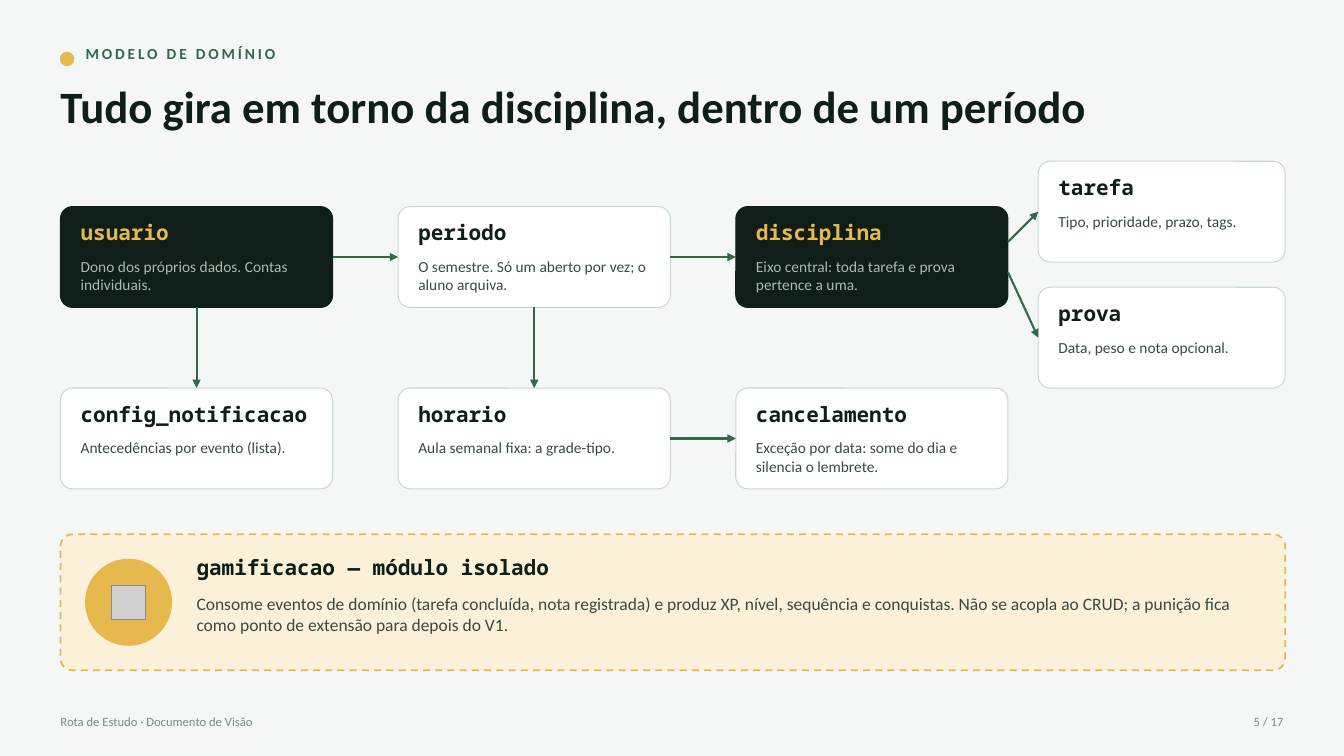
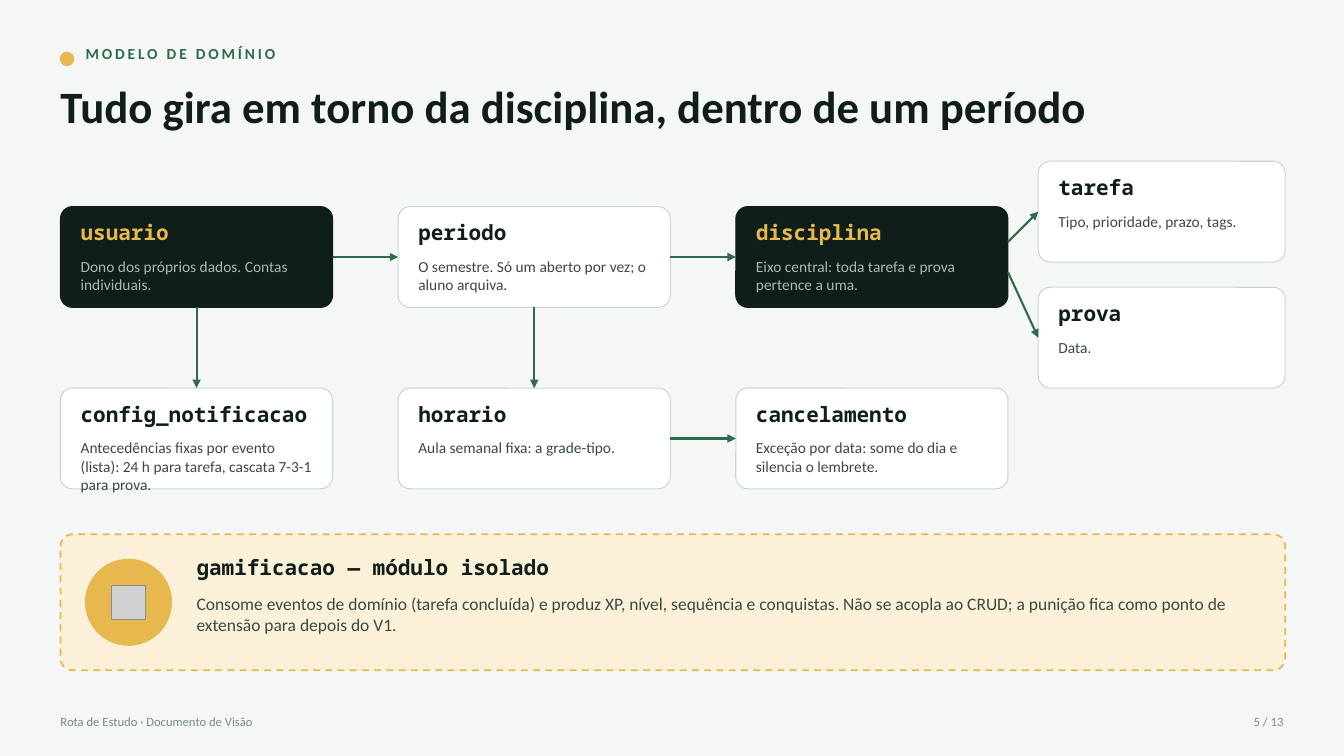
Before and after one commit to rilsonjoas/rural-sala-de-aula, a slide deck: slide 5 of Rota de Estudo - Requisitos e Escopo.pptx. Drawn at 1344x756 pixels with LibreOffice and Linux fonts; fonts in the diff are those of the drawing; grey boxes stand for pictures. Boxes give left, top, right and bottom in pixels: in the first picture for what was removed or moved away, otherwise in the second. Text is boxed around its words. In the diff, an @@ line names an element or a change of style, - is before the commit and + after.

```diff
--- a/Rota de Estudo - Requisitos e Escopo.pptx
+++ b/Rota de Estudo - Requisitos e Escopo.pptx
@@ text at box(1058, 343, 1091, 353): text changed @@
-Data, peso e nota opcional.
+Data.
@@ text at box(81, 442, 312, 493): text changed @@
-Antecedências por evento (lista).
+Antecedências fixas por evento (lista): 24 h para tarefa, cascata 7-3-1 para prova.
@@ text at box(197, 597, 1226, 634): text changed @@
-Consome eventos de domínio (tarefa concluída, nota registrada) e produz XP, nível, sequência e conquistas. Não se acopla ao CRUD; a punição fica como ponto de extensão para depois do V1.
+Consome eventos de domínio (tarefa concluída) e produz XP, nível, sequência e conquistas. Não se acopla ao CRUD; a punição fica como ponto de extensão para depois do V1.
@@ text at box(1254, 718, 1284, 726): text changed @@
-5 / 17
+5 / 13
```
Also in this commit, not shown: 11 other slides changed, 1 slide added, 5 slides removed, 1 other file.
